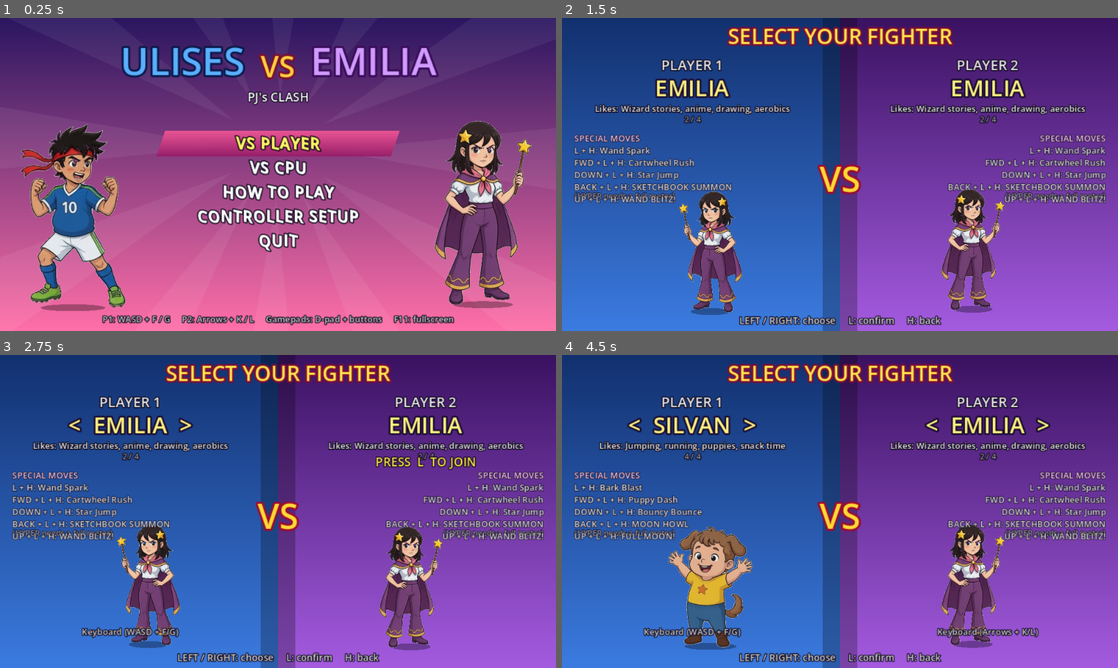
Above: before the commit, frames 1-4 (two rows, left to right).
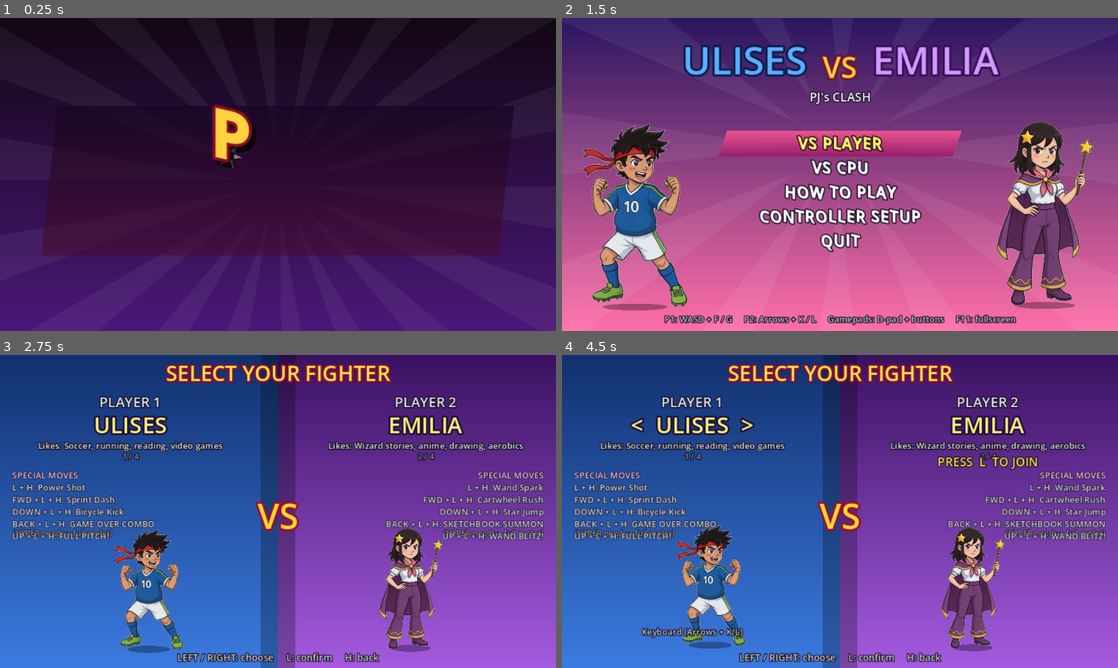
Above: after the commit, the same moments.

Repository: timoteoponce/fighting-game
Game: Godot game, scene res://scenes/main.tscn
The game is run twice, just before and just after one commit, with the same random seed, the same clock (stepped at 60 frames per second) and the same inputs.
Inputs:
- Up to frame 1 (0.25 s): no input
- Up to frame 2 (1.5 s): tap Enter at 0.5 s; hold D 0.53-1.28 s; tap F at 0.6 s; hold S from 1.28 s (still down); tap G at 1.35 s
- Up to frame 3 (2.75 s): release S at 2.03 s; hold D from 2.03 s (still down); tap 1 at 2.1 s
- Up to frame 4 (4.5 s): release D at 2.78 s; hold W 2.78-3.53 s; tap K at 2.85 s; hold A from 3.53 s (still down); tap L at 3.6 s; tap Enter at 4.35 s

The runs differ from the first frame. In frame 1, 98% of the frame differs, in the area x 0-100%, y 0-100%; in frame 2, 86%; in frame 3, 7.5%; in frame 4, 8.8%.

Commit message:
Open on a PJ'S CLASH logo slam, and publish a web build
Cold boot used to land straight on the menu, with the name as a 14px
caption under Ulises vs Emilia. The first thing on screen is now the
letters hitting in two words, with a synthesized power-chord sting built
from the same cue list the splash draws, so a letter and its chord cannot
drift. Any button skips to the menu. --demo and an explicit --screen=
skip the slam, and coming back from a match still returns to the menu
rather than playing it again. Dropped-in tracks in music/ stay paused
until the menu; the sting plays either way.

The web build is the first deploy target. ./build_web.sh exports a
single-threaded Godot 4.7.2 page into build/web/, and the HTML shell
waits for a click before engine.start() so a browser will actually play
the sting. GitHub Actions runs the gameplay tests, exports that page, and
on a push to main copies it over SSH into DEPLOY_PATH. The four secrets
match rent_tracker's SSH trio plus that path. Nginx is a one-time site
file, not something CI applies.

_test_logo_sting checks the nine beats and that the waveform builds.
Headless cannot see the pixels.

Diff:
--- a/autoload/sfx.gd
+++ b/autoload/sfx.gd
@@ -219,6 +219,11 @@
 			if ext in ["ogg", "wav", "mp3"]:
 				_music_files.append(dir.path_join(name))
 	_music_files.sort()
+	# The sting player exists either way. Playback itself waits for the first
+	# screen: the slam wants the sting, and a loop starting here would step on it.
+	_sting = AudioStreamPlayer.new()
+	_sting.volume_db = -6.0
+	add_child(_sting)
 	if _music_files.is_empty():
 		_start_synth_music()
 		return
@@ -226,7 +231,6 @@
 	_music.volume_db = -16.0
 	_music.finished.connect(_advance_music)
 	add_child(_music)
-	_play_music(0)
 
 
 # --- Procedural chiptune music ---------------------------------------------------
@@ -284,6 +288,10 @@
 ## rebuilding on every screen switch would hitch.
 var _loops := {}
 var _jingle: AudioStreamPlayer
+var _sting: AudioStreamPlayer
+var _sting_stream: AudioStreamWAV
+## File playback was paused so the logo sting could be heard on its own.
+var _music_held := false
 
 
 func _start_synth_music() -> void:
@@ -293,17 +301,122 @@
 	_jingle = AudioStreamPlayer.new()
 	_jingle.volume_db = -10.0
 	add_child(_jingle)
-	set_music_mode("fight")
 
 
 func set_music_mode(mode: String) -> void:
 	_music_mode = mode
+	# Dropped-in tracks have no fight/menu split. Start them on the first real
+	# screen, and don't restart a track that is already going.
+	if _music != null:
+		if _music.stream_paused:
+			return
+		if not _music.playing:
+			_play_music(0)
+		return
 	if _synth_player == null:
 		return
 	if not _loops.has(mode):
 		_loops[mode] = _build_synth_loop(mode)
+	if _synth_player.playing and _synth_player.stream == _loops[mode]:
+		return
 	_synth_player.stream = _loops[mode]
 	_synth_player.play()
+
+
+# --- Logo sting ----------------------------------------------------------------
+# One cue list for the splash and the waveform. Nine hits, P J ' S then C L A S H.
+# Roots walk a short minor-ish run; the last one is the lock and rings longer.
+
+const LOGO_CUES := [
+	{"ch": "P", "t": 0.15, "root": 130.81},
+	{"ch": "J", "t": 0.32, "root": 146.83},
+	{"ch": "'", "t": 0.46, "root": 155.56},
+	{"ch": "S", "t": 0.62, "root": 196.0},
+	{"ch": "C", "t": 0.95, "root": 130.81},
+	{"ch": "L", "t": 1.08, "root": 146.83},
+	{"ch": "A", "t": 1.21, "root": 164.81},
+	{"ch": "S", "t": 1.34, "root": 174.61},
+	{"ch": "H", "t": 1.55, "root": 196.0},
+]
+
+
+func logo_cues() -> Array:
+	return LOGO_CUES.duplicate(true)
+
+
+## Power-chord stab on every letter. The last chord is the one that rings
+## under "PRESS ANY BUTTON".
+func build_logo_sting() -> AudioStreamWAV:
+	var cues := logo_cues()
+	var last_t := float((cues[cues.size() - 1] as Dictionary)["t"])
+	var dur := last_t + 1.25
+	var n := int(dur * RATE)
+	var data := PackedByteArray()
+	data.resize(n * 2)
+	for i in n:
+		var t := float(i) / RATE
+		var s := 0.0
+		for ci in cues.size():
+			var cue: Dictionary = cues[ci]
+			var dt := t - float(cue["t"])
+			var hit := 1.15 if ci == cues.size() - 1 else 0.2
+			if dt < 0.0 or dt >= hit:
+				continue
+			var root := float(cue["root"])
+			var env := pow(1.0 - dt / hit, 1.35)
+			if dt < 0.08:
+				var kp := dt / 0.08
+				s += sin(TAU * (160.0 - 120.0 * kp) * dt) * (1.0 - kp) * 0.55
+			s += _sq(t, root) * 0.16 * env
+			s += _sq(t, root * 1.014) * 0.1 * env
+			s += _sq(t, root * 1.5) * 0.13 * env
+			if dt < 0.04:
+				s += _noise(i) * (1.0 - dt / 0.04) * 0.3
+		data.encode_s16(i * 2, int(clampf(s, -1.0, 1.0) * 32767.0))
+	var w := AudioStreamWAV.new()
+	w.format = AudioStreamWAV.FORMAT_16_BITS
+	w.mix_rate = RATE
+	w.stereo = false
+	w.data = data
+	return w
+
+
+func play_logo_sting() -> void:
+	if _sting == null:
+		return
+	if _sting_stream == null:
+		_sting_stream = build_logo_sting()
+	if _music != null and _music.playing:
+		_music.stream_paused = true
+		_music_held = true
+	if _synth_player != null:
+		_synth_player.stop()
+		# The menu loop is a few hundred thousand samples. Build it while the
+		# slam is starting, so pressing through to the title does not hitch.
+		if not _loops.has("title"):
+			_loops["title"] = _build_synth_loop("title")
+	_sting.stream = _sting_stream
+	_sting.play()
+
+
+## The menu (or the fight, if something skipped straight there) takes the
+## speakers back. A dropped-in track that we paused is unpaused; the synth
+## loop is started by the set_music_mode call that follows this.
+func resume_after_sting() -> void:
+	if _sting != null and _sting.playing:
+		_sting.stop()
+	if _music_held and _music != null:
+		_music.stream_paused = false
+		_music_held = false
+
+
+func _sq(t: float, freq: float) -> float:
+	return 1.0 if fmod(t * freq, 1.0) < 0.35 else -1.0
+
+
+func _noise(i: int) -> float:
+	var n := (i * 1103515245 + 12345) & 0x7fffffff
+	return float(n % 2000) / 1000.0 - 1.0
 
 
 ## Short victory fanfare. Synth mode only: if the player dropped real files in
--- a/project.godot
+++ b/project.godot
@@ -31,6 +31,12 @@
 common/physics_ticks_per_second=60
 common/max_physics_steps_per_frame=8
 
+[importer_defaults]
+
+texture={
+"compress/mode": 0
+}
+
 [rendering]
 
 anti_aliasing/quality/msaa_2d=2
--- a/scripts/main.gd
+++ b/scripts/main.gd
@@ -8,7 +8,9 @@
 	GameState.screen_requested.connect(func(s: String) -> void: call_deferred("_switch", s))
 	# Command line (after "--"): --demo = CPU vs CPU fight, --screen=NAME opens a
 	# screen, --test runs the gameplay tests.
-	var start := "title"
+	# The logo slam is the cold boot. --demo, --test and an explicit --screen=
+	# skip it, and coming back from a match lands on the menu, not the slam.
+	var start := "splash"
 	for arg in OS.get_cmdline_user_args():
 		if arg == "--demo":
 			GameState.mode = "demo"
@@ -32,9 +34,16 @@
 func _switch(screen: String) -> void:
 	if current:
 		current.queue_free()
-	# The fight gets the driving track; every other screen gets the mellow one.
-	Sfx.set_music_mode("fight" if screen == "fight" else "title")
+	# The slam has its own sting. The fight gets the driving track, and every
+	# other screen gets the mellow one (or the files in music/, if any).
+	if screen == "splash":
+		Sfx.play_logo_sting()
+	else:
+		Sfx.resume_after_sting()
+		Sfx.set_music_mode("fight" if screen == "fight" else "title")
 	match screen:
+		"splash":
+			current = SplashScreen.new()
 		"select":
 			current = CharSelect.new()
 		"fight":
--- /dev/null
+++ b/scripts/ui/splash.gd
@@ -0,0 +1,151 @@
+class_name SplashScreen
+extends Node2D
+## Cold-boot logo slam. Plays once per launch, then the title menu.
+## Beats come from Sfx.logo_cues(), which is also what the sting is built from,
+## so a letter and its chord cannot drift apart.
+
+const ANY := Controls.UP | Controls.DOWN | Controls.LEFT | Controls.RIGHT | Controls.LIGHT | Controls.HEAVY | Controls.START
+const LETTER := 72
+const ROW_Y: Array[float] = [158.0, 246.0]
+const CENTRE := Vector2(320, 202)
+
+var t := 0.0
+var _left := false
+var _cues: Array = []
+var _places: Array[Vector2] = []
+
+
+func _ready() -> void:
+	_cues = Sfx.logo_cues()
+	_layout()
+
+
+func _process(delta: float) -> void:
+	t += delta
+	# A click on the web shell, or a key that was already down, can land on the
+	# first frames. Hold the slam shut just long enough for the P to hit.
+	if t > 0.2 and Controls.any_just_pressed(ANY) != Controls.NONE:
+		_leave()
+	queue_redraw()
+
+
+func _leave() -> void:
+	if _left:
+		return
+	_left = true
+	GameState.goto("title")
+
+
+func _layout() -> void:
+	var font := UI.arcade_font()
+	_places.resize(_cues.size())
+	_place_row(0, 4, ROW_Y[0], font)
+	_place_row(4, 9, ROW_Y[1], font)
+
+
+func _place_row(from: int, to: int, y: float, font: Font) -> void:
+	var gap := 10.0
+	var widths: Array[float] = []
+	var total := 0.0
+	for i in range(from, to):
+		var cue: Dictionary = _cues[i]
+		var w := font.get_string_size(str(cue["ch"]), HORIZONTAL_ALIGNMENT_LEFT, -1, LETTER).x
+		widths.append(w)
+		total += w
+	total += gap * float(to - from - 1)
+	var x := 320.0 - total * 0.5
+	for i in range(from, to):
+		_places[i] = Vector2(x + widths[i - from] * 0.5, y)
+		x += widths[i - from] + gap
+
+
+func _draw() -> void:
+	UI.gradient_rect(self, Rect2(0, 0, 640, 360), Color("120614"), Color("4a1878"))
+	_speed_lines()
+	var shake := _shake()
+	var pts := UI.slant(Rect2(48, 100, 544, 172), 18.0)
+	for i in pts.size():
+		pts[i] += shake
+	UI.gradient_quad(self, pts, Color(0.08, 0.02, 0.14, 0.72), Color(0.28, 0.04, 0.16, 0.55))
+	var logo_scale := _logo_scale()
+	for i in _cues.size():
+		var cue: Dictionary = _cues[i]
+		var age := t - float(cue["t"])
+		if age < 0.0:
+			continue
+		var k := clampf(age / 0.12, 0.0, 1.0)
+		var ease := 1.0 - pow(1.0 - k, 3.0)
+		var side := 1.0 if i % 2 == 0 else -1.0
+		var fall := Vector2(side * 110.0, -170.0) * (1.0 - ease)
+		var rest: Vector2 = _places[i]
+		var pos := CENTRE + (rest - CENTRE) * logo_scale + fall + shake
+		var pop := lerpf(1.4, 1.0, ease) * logo_scale
+		var col := Color("ffd23f") if i < 4 else Color("ff8ab8")
+		_star(pos, age)
+		UI.title(self, pos, str(cue["ch"]), maxi(1, int(LETTER * pop)), col)
+	_flash()
+	_caption()
+
+
+func _speed_lines() -> void:
+	var c := Vector2(320, 190)
+	for i in 18:
+		var a := TAU * i / 18.0 + t * 0.35
+		var p1 := c + Vector2(cos(a), sin(a)) * 40.0
+		var p2 := c + Vector2(cos(a + 0.08), sin(a + 0.08)) * 520.0
+		var p3 := c + Vector2(cos(a - 0.08), sin(a - 0.08)) * 520.0
+		draw_colored_polygon(PackedVector2Array([p1, p2, p3]), Color(1, 1, 1, 0.05))
+
+
+func _shake() -> Vector2:
+	var shake := Vector2.ZERO
+	for i in _cues.size():
+		var cue: Dictionary = _cues[i]
+		var age := t - float(cue["t"])
+		if age < 0.0 or age >= 0.16:
+			continue
+		var mag := (1.0 - age / 0.16) * (14.0 if i == _cues.size() - 1 else 7.0)
+		shake = Vector2(sin(age * 95.0) * mag, cos(age * 73.0) * mag * 0.6)
+	return shake
+
+
+## The whole word punches in on the last letter, then settles.
+func _logo_scale() -> float:
+	var last: Dictionary = _cues[_cues.size() - 1]
+	var age := t - float(last["t"])
+	if age < 0.0:
+		return 1.0
+	var u := clampf(age / 0.3, 0.0, 1.0)
+	return lerpf(1.2, 1.0, 1.0 - pow(1.0 - u, 2.0))
+
+
+func _star(at: Vector2, age: float) -> void:
+	if age < 0.0 or age > 0.22:
+		return
+	var a := 1.0 - age / 0.22
+	var r := 8.0 + age * 78.0
+	for n in 6:
+		var ang := TAU * float(n) / 6.0 + age * 2.0
+		var tip := at + Vector2(cos(ang), sin(ang)) * r
+		var left := at + Vector2(cos(ang + 0.45), sin(ang + 0.45)) * 6.0
+		var right := at + Vector2(cos(ang - 0.45), sin(ang - 0.45)) * 6.0
+		draw_colored_polygon(PackedVector2Array([left, tip, right]), Color(1, 0.95, 0.8, 0.9 * a))
+
+
+func _flash() -> void:
+	var last: Dictionary = _cues[_cues.size() - 1]
+	var age := t - float(last["t"])
+	if age < 0.0 or age > 0.16:
+		return
+	draw_rect(Rect2(0, 0, 640, 360), Color(1, 1, 1, (1.0 - age / 0.16) * 0.8))
+
+
+func _caption() -> void:
+	var last: Dictionary = _cues[_cues.size() - 1]
+	var age := t - float(last["t"])
+	if age < 0.18:
+		return
+	var fade := clampf((age - 0.18) / 0.35, 0.0, 1.0)
+	UI.text(self, Vector2(320, 308), "ULISES   ·   EMILIA   ·   CHARLIE   ·   SILVAN", 13, Color(1, 1, 1, fade))
+	if age > 0.45 and sin(t * 6.0) > 0.0:
+		UI.text(self, Vector2(320, 338), "PRESS ANY BUTTON", 16, Color("ffd23f"))
--- a/tests/sim_test.gd
+++ b/tests/sim_test.gd
@@ -31,6 +31,7 @@
 
 func _ready() -> void:
 	_test_roster()
+	_test_logo_sting()
 	for id in GameState.CHARACTERS:
 		_test_character_def(id)
 	for id in GameState.CHARACTERS:
@@ -75,6 +76,26 @@
 	check(all_unique, "every character id is unique")
 	for id in GameState.CHARACTERS:
 		check(GameState.make_character(id) is CharacterDef, "'%s' builds a CharacterDef" % id)
+
+
+## The cold-boot slam and its sting share one cue list. Pixel output is not
+## what a headless run can check; the beats and the waveform are.
+func _test_logo_sting() -> void:
+	print("[logo]")
+	var cues: Array = Sfx.logo_cues()
+	check(cues.size() == 9, "the logo sting has one hit per letter of PJ'S CLASH")
+	var prev := -1.0
+	var letters := ""
+	for c in cues:
+		var cue: Dictionary = c
+		var at := float(cue["t"])
+		check(at > prev, "logo hit '%s' lands after the previous one" % str(cue["ch"]))
+		prev = at
+		letters += str(cue["ch"])
+	check(letters == "PJ'SCLASH", "the logo hits spell PJ'S CLASH")
+	check(prev < 4.0, "the last logo hit is inside four seconds (%.2f)" % prev)
+	var stream := Sfx.build_logo_sting()
+	check(stream.data.size() > 1000, "the logo sting builds a waveform")
 
 
 ## Everything a new fighter can forget. This is the safety net behind
Not shown, changed: export_presets.cfg
Not shown, added: scripts/ui/splash.gd.uid
Not shown, added: .github/workflows/cicd.yml
Not shown, changed: AGENTS.md
Not shown, changed: README.md
Not shown, added: build_web.sh
Not shown, added: deploy/nginx/pjclash.conf
Not shown, added: export/web_shell.html
